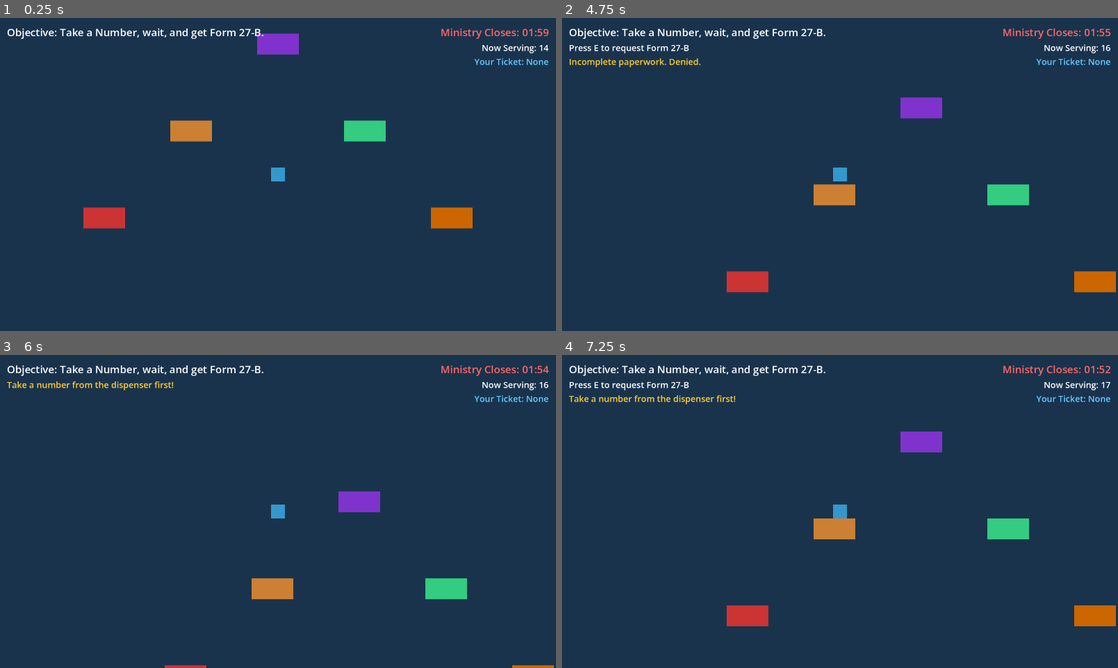
Above: before the commit, frames 1-4 (two rows, left to right).
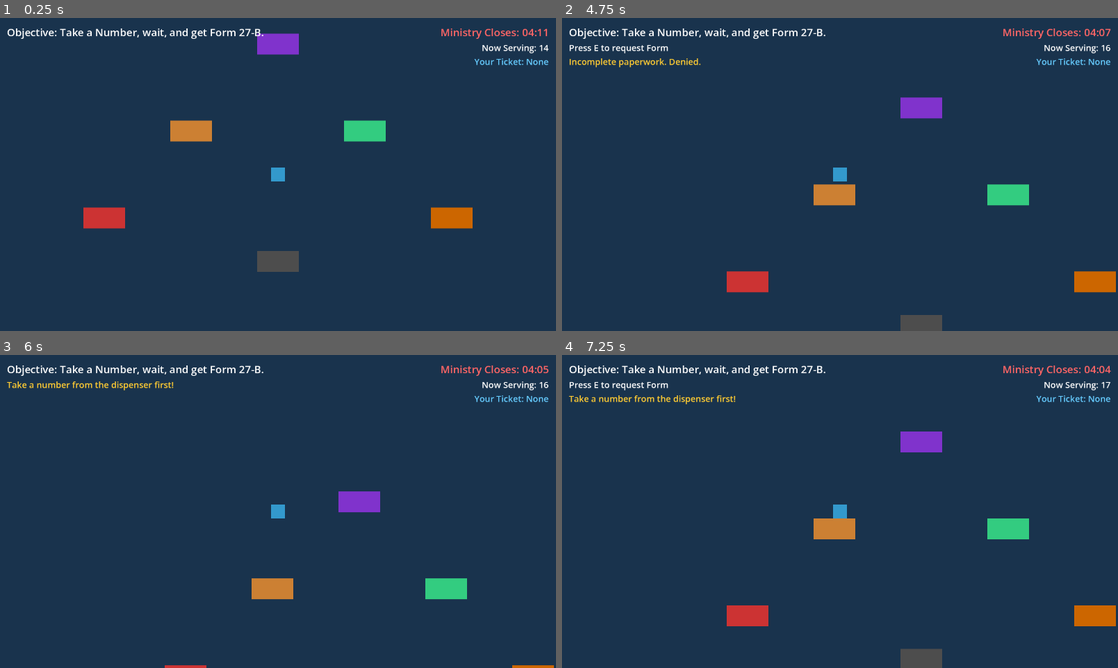
Above: after the commit, the same moments.

Repository: AyushAwasthi52/SteamPunk
Game: Godot game, scene res://levels/MainLevel.tscn
Same seed, same stepped clock (60 frames per second), same inputs: the game is played once before the commit and once after it.
Inputs:
- Up to frame 1 (0.25 s): no input
- Up to frame 2 (4.75 s): tap Enter at 0.5 s; hold W (move_up) 0.53-2.03 s; tap E (interact) at 0.6, 1.35, 2, 2.1, 2.85, 3.6, 4.35 s; hold A (move_left) 2.03-3.53 s; hold S (move_down) 3.53-4.28 s; hold D (move_right) from 4.28 s (still down)
- Up to frame 3 (6 s): tap E (interact) at 5, 5.1, 5.85 s; release D (move_right) at 5.03 s; hold W (move_up) 5.03-5.78 s; hold D (move_right) from 5.78 s (still down)
- Up to frame 4 (7.25 s): keep holding D (move_right); tap E (interact) at 6.6 s

The runs differ from the first frame. In frame 1, 0.5% of the frame differs, in the area x 46-99%, y 3-82%; in frame 2, 0.5%; in frame 3, less than 0.1%; in frame 4, 0.5%.

Commit message:
shredder

Diff:
--- a/levels/MainLevel.gd
+++ b/levels/MainLevel.gd
@@ -6,7 +6,7 @@
 var current_objective: int = 0
 
 # Timer System
-var time_left: float = 120.0 # 2 minutes
+var time_left: float = 252.0 # 4 minutes 12 seconds
 
 # Queue System
 var serving_number: int = 14
@@ -60,7 +60,7 @@
 
     # Boiler mechanics
     if current_objective == 2 and not boiler_stabilized:
-        boiler_pressure -= 15.0 * delta # Decays by 15 per second
+        boiler_pressure -= 15.0 * delta
         if boiler_pressure < 0:
             boiler_pressure = 0
 
@@ -87,8 +87,14 @@
         3:
             hud.objective_label.text = "Objective: The boiler is fixed. Get the stamp."
         4:
-            hud.objective_label.text = "Objective: Submit Stamped Form 27-B to the Permit Registry."
+            hud.objective_label.text = "Objective: Form 27-B is obsolete. Go shred it."
         5:
+            hud.objective_label.text = "Objective: Take a new ticket and get Form 27-B/Rev2."
+        6:
+            hud.objective_label.text = "Objective: Get Form 27-B/Rev2 stamped."
+        7:
+            hud.objective_label.text = "Objective: Submit Stamped Form to the Permit Registry."
+        8:
             hud.objective_label.text = "Objective: You got the permit! But the machine is out of order."
 
 func _on_counter_entered(prompt: String) -> void:
@@ -100,8 +106,11 @@
 func _on_counter_interacted(counter_id: String) -> void:
     match counter_id:
         "ticket_dispenser":
-            if current_objective == 0:
+            if current_objective == 0 or current_objective == 5:
                 if player_ticket == 0 or player_ticket < serving_number:
+                    if next_ticket_to_dispense <= serving_number:
+                        next_ticket_to_dispense = serving_number + 5
+
                     player_ticket = next_ticket_to_dispense
                     next_ticket_to_dispense += 1
                     hud.show_notification("You took ticket #%d. Don't step out of line." % player_ticket)
@@ -112,7 +121,7 @@
                 hud.show_notification("You don't need a ticket anymore.")
 
         "forms_desk":
-            if current_objective == 0:
+            if current_objective == 0 or current_objective == 5:
                 if player_ticket == 0:
                     hud.show_notification("Take a number from the dispenser first!")
                 elif player_ticket > serving_number:
@@ -122,10 +131,16 @@
                     player_ticket = 0
                     hud.update_queue(serving_number, player_ticket)
                 else:
-                    inventory.append("form_27b")
-                    current_objective = 1
-                    $Player.is_encumbered = true
-                    hud.show_notification("Form 27-B acquired. It is printed on an 80lb slab of lead.")
+                    if current_objective == 0:
+                        inventory.append("form_27b")
+                        current_objective = 1
+                        $Player.is_encumbered = true
+                        hud.show_notification("Form 27-B acquired. It is printed on an 80lb slab of lead.")
+                    else:
+                        inventory.append("form_27b_rev2")
+                        current_objective = 6
+                        $Player.is_encumbered = true
+                        hud.show_notification("Form 27-B/Rev2 acquired. This one is printed on depleted uranium.")
                     queue_active = false
                     update_objective()
             else:
@@ -137,9 +152,14 @@
                 current_objective = 2
                 update_objective()
             elif current_objective == 3 and "form_27b" in inventory:
-                inventory.erase("form_27b")
-                inventory.append("stamped_form_27b")
+                hud.show_notification("Clerk: 'Form 27-B was obsoleted at noon. Go shred it and get Rev2.'")
                 current_objective = 4
+                queue_active = true # Reactivate queue for the second pass
+                update_objective()
+            elif current_objective == 6 and "form_27b_rev2" in inventory:
+                inventory.erase("form_27b_rev2")
+                inventory.append("stamped_form_27b_rev2")
+                current_objective = 7
                 hud.show_notification("THUD. Form stamped aggressively. It's still heavy.")
                 update_objective()
             elif current_objective < 1:
@@ -159,12 +179,22 @@
             else:
                 hud.show_notification("You shouldn't touch that unless authorized.")
 
-        "permit_registry":
-            if current_objective == 4 and "stamped_form_27b" in inventory:
-                inventory.erase("stamped_form_27b")
-                inventory.append("permit")
+        "shredder":
+            if current_objective == 4 and "form_27b" in inventory:
+                inventory.erase("form_27b")
                 current_objective = 5
                 $Player.is_encumbered = false
+                hud.show_notification("Form shredded. You feel physically lighter, but spiritually heavier.")
+                update_objective()
+            else:
+                hud.show_notification("You have nothing that needs shredding right now.")
+
+        "permit_registry":
+            if current_objective == 7 and "stamped_form_27b_rev2" in inventory:
+                inventory.erase("stamped_form_27b_rev2")
+                inventory.append("permit")
+                current_objective = 8
+                $Player.is_encumbered = false
                 hud.show_notification("Permit granted. Note: The machine has been broken since 1847.")
                 update_objective()
                 queue_active = false
--- a/levels/MainLevel.tscn
+++ b/levels/MainLevel.tscn
@@ -27,7 +27,7 @@
 [node name="FormsDesk" parent="." instance=ExtResource("3_counter")]
 position = Vector2(-200, -100)
 counter_id = "forms_desk"
-prompt_text = "Press E to request Form 27-B"
+prompt_text = "Press E to request Form"
 counter_color = Color(0.8, 0.5, 0.2, 1)
 
 [node name="StampDesk" parent="." instance=ExtResource("3_counter")]
@@ -48,4 +48,10 @@
 prompt_text = "Press E to Pump Boiler Pressure"
 counter_color = Color(0.8, 0.4, 0.0, 1)
 
+[node name="Shredder" parent="." instance=ExtResource("3_counter")]
+position = Vector2(0, 200)
+counter_id = "shredder"
+prompt_text = "Press E to Shred Document"
+counter_color = Color(0.3, 0.3, 0.3, 1)
+
 [node name="HUD" parent="." instance=ExtResource("4_hud")]
